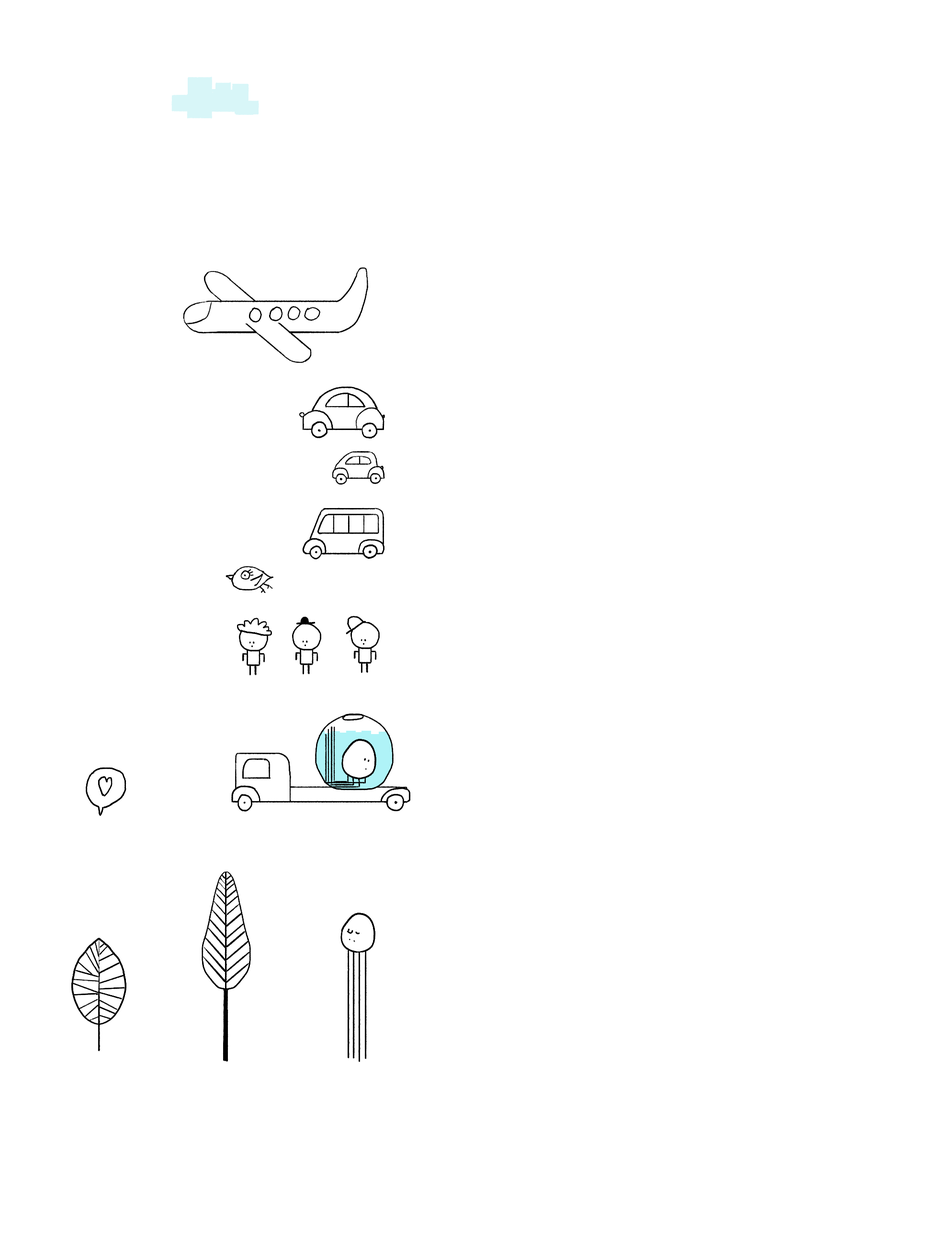
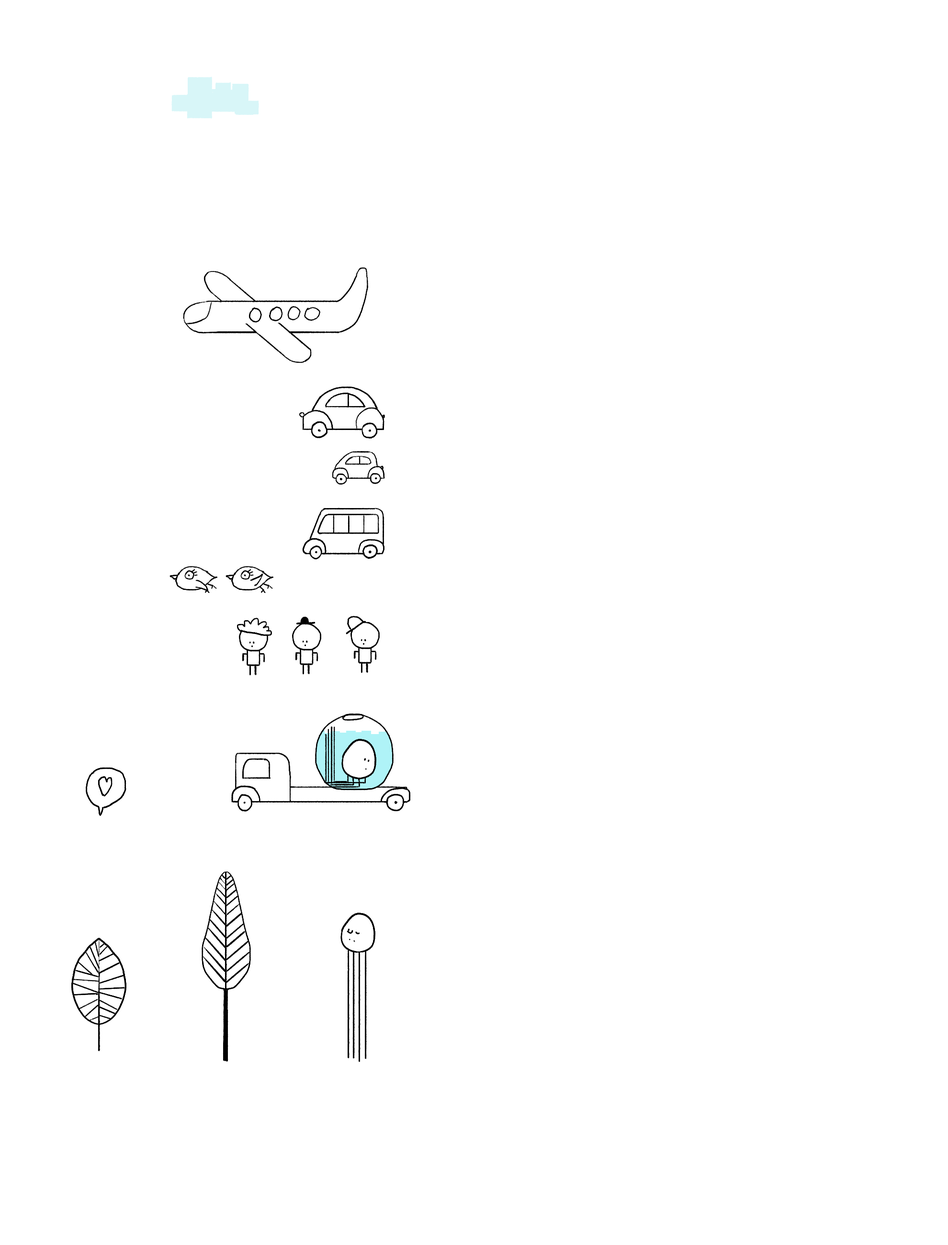
Layer changes from the first 948x1245 image to the second:
added group "BirdFlap" (1st of 2) with 2 layers above "Bird" over [169, 565, 218, 594]
added layer "BirdFlap" (2nd of 2, in "BirdFlap") in group "BirdFlap" over [169, 565, 218, 594]
added layer "BirdFlap_Background" in group "BirdFlap" over [170, 566, 214, 591]
